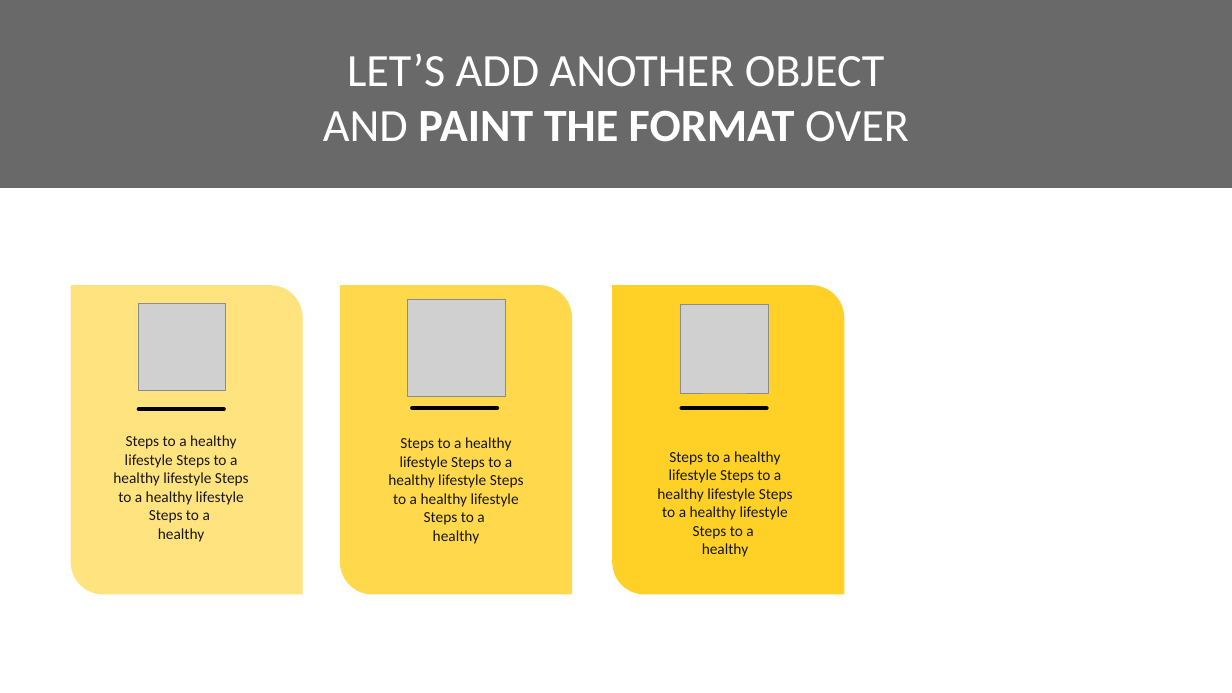
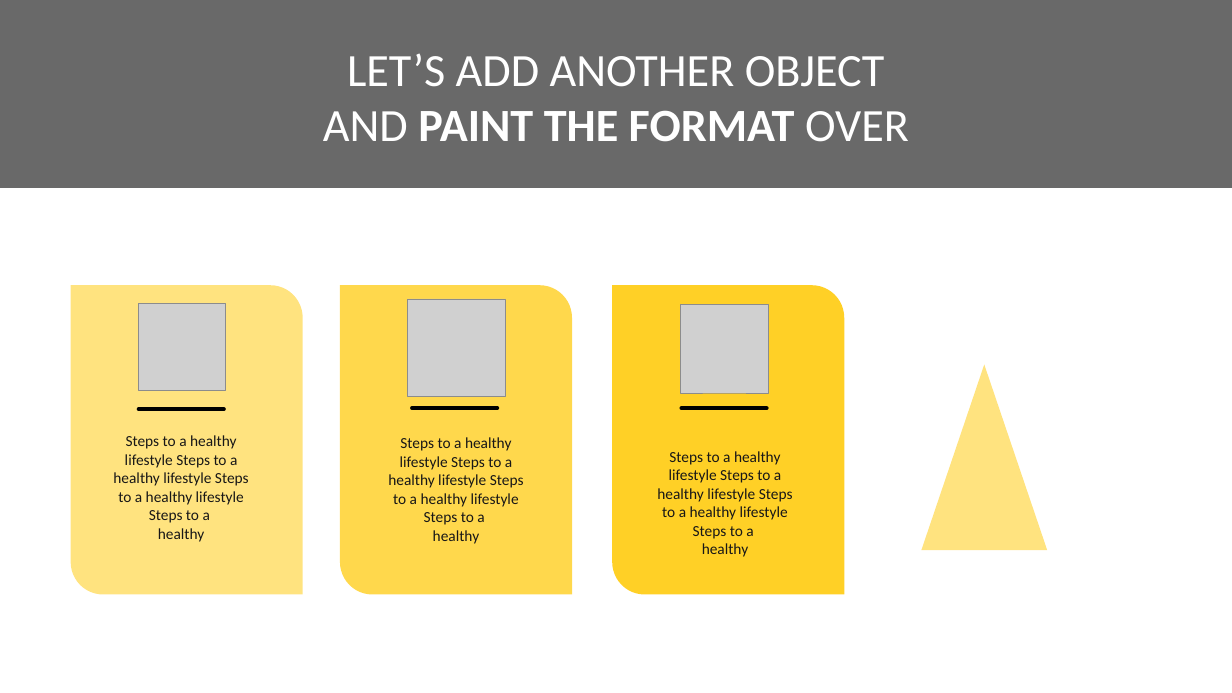
Before and after one commit to tranthanhbinh2603/PPTmasterclassV6_Powerpoint_from_A_to_Z, a slide deck: slide 4 of Section 2 - Essential Knowledge/Essential Knowledge.pptx. Drawn at 1232x693 pixels with LibreOffice and Linux fonts; fonts in the diff are those of the drawing; grey boxes stand for pictures; background and template pictures are left out. Boxes give left, top, right and bottom in pixels: in the first picture for what was removed or moved away, otherwise in the second. Text is boxed around its words. In the diff, an @@ line names an element or a change of style, - is before the commit and + after.

```diff
--- a/Section 2 - Essential Knowledge/Essential Knowledge.pptx
+++ b/Section 2 - Essential Knowledge/Essential Knowledge.pptx
@@ triangle added at [921, 364, 1047, 550], fill #FFC800 at 50% opacity @@
```
Also in this commit, not shown: 6 other slides changed, 1 slide added, 1 other file.
